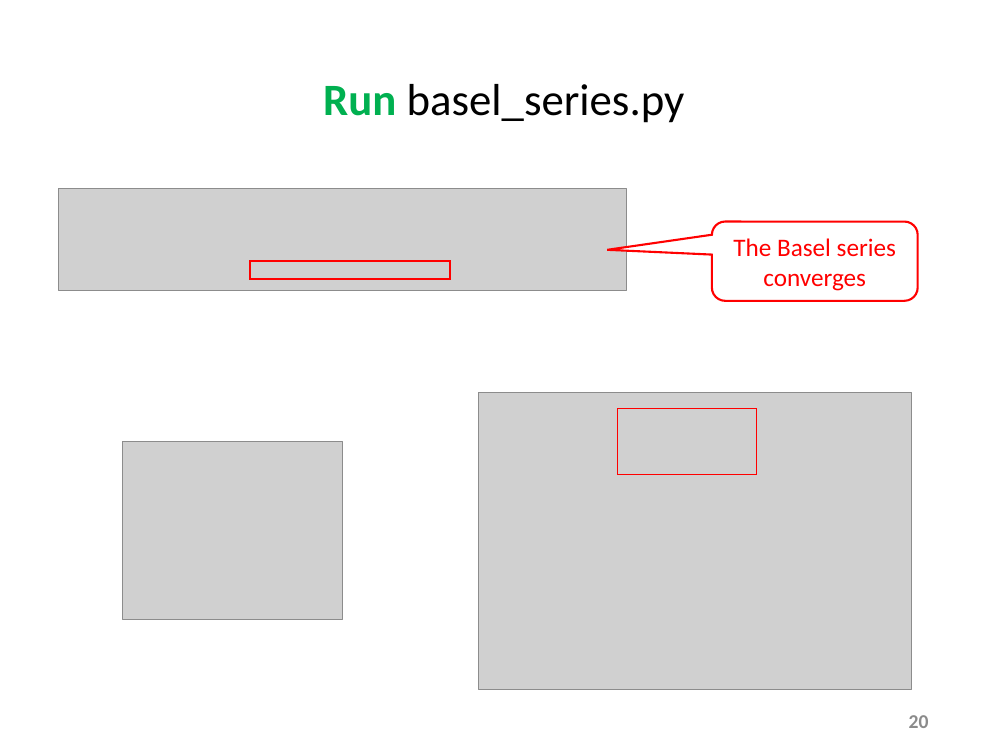
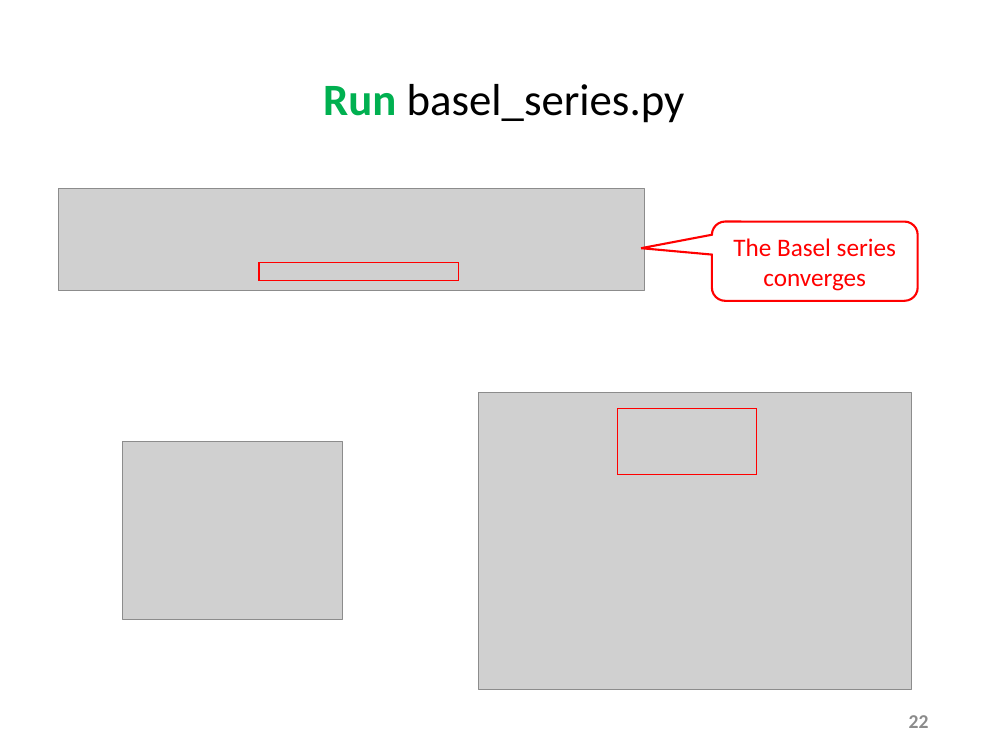
Before and after one commit to dbiersach/csi-spark-prep, a slide deck: slide 22 of slides/Session 02 - Arrays and Algorithms/Session 02 - Arrays and Algorithms.pptx (slide 20 before the commit). Drawn at 1008x756 pixels with LibreOffice and Linux fonts; fonts in the diff are those of the drawing; grey boxes stand for pictures. Boxes give left, top, right and bottom in pixels: in the first picture for what was removed or moved away, otherwise in the second. Text is boxed around its words. In the diff, an @@ line names an element or a change of style, - is before the commit and + after.

Commit message:
Fix range on Basel series

```diff
--- a/slides/Session 02 - Arrays and Algorithms/Session 02 - Arrays and Algorithms.pptx
+++ b/slides/Session 02 - Arrays and Algorithms/Session 02 - Arrays and Algorithms.pptx
@@ picture: place and size @@
-picture at bbox=[58, 188, 626, 290]
+picture at bbox=[58, 188, 644, 290]
@@ rectangle: place and size @@
-rectangle at bbox=[250, 261, 450, 279]
+rectangle at bbox=[259, 263, 459, 281]
@@ page number at bbox=[909, 715, 929, 728]: text changed @@
-20
+22
```
Also in this commit, not shown: 4 other slides changed, 2 slides added, 1 other file.
